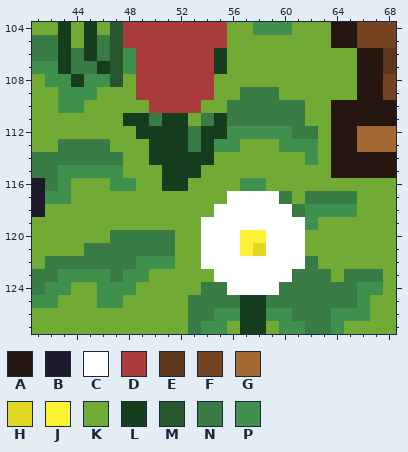
Pixel-art file -- Assets/Sprites/GameLogo.aseprite. The first picture shows the starting point.
128x128 pixels, 1 frame. Colours within 5 levels of each other are drawn and written as one. Shown: x 41..68, y 104..127. The commit also changed other parts of the picture, which this record leaves out.
Visible layers, top first: "Layer 2", "Layer 3", "Layer 1".
Palette (. is transparent): A #25170f  B #1d1b2b  C #ffffff  D #a93b3b  E #5e361b  F #754322  G #a46832  H #e1d823  J #fbf236  K #71aa34  L #163d1d  M #27562f  N #397b44  P #3f8f4d
Pixels before, first column x 41:
104 KKLKLKMDDDDDDDDKKPPPKKKAAFFF
105 NNLKLNMDDDDDDDDKKKKKKKKAAFFF
106 NNLNLNMPDDDDDDLKKKKKKKKKKAAE
107 PPLNNLMPDDDDDDLKKKKKKKKKKAAE
108 KPPLPPMKDDDDDDKKKKKKKKKKKAAF
109 KKPPPKKKDDDDDDKKNNNKKKKKKAAF
110 KKPPKKKKKDDDDKKNNNNNNKKAAAAA
111 KKKKKKKLLNLLKNLNNNNNNKKAAAAA
112 KKKKKKKKLLLLNLLPPPPPNNKAAGGG
113 KKNNNNKKKLLLNLPPKKKPPPKAAGGG
114 NNNNNNNKKLLLLLKKKKKKKPKAAAAA
115 NNPPPPPKKKLLLKKKKKKKKKKAAAAA
116 BNPKKKPPKKLLKKKKPPKKKKKKKKKK
117 BPPKKKKKKKKKKKKCCCCNKNNNNKKK
118 BKKKKKKKKKKKKKCCCCCCNPPPPKKK
119 KKKKKKKKKKKKKCCCCCCCCPKKKKKK
120 KKKKKKNNNNNKKCCCJJCCCKKKKKKK
121 KKKKNNNNNNNKKCCCJHCCCKKKKKKK
122 KNNNNNNNPPPKKCCCCCCCCNKKKKKK
123 NNPPPPNPPKKKKKCCCCCCNNNKNNNK
124 NPPKKPPPKKKKKNNCCCCNNNNNNPPK
125 PPKKKPPKKKKKNNNNLLNNNNNNNPKK
126 KKKKKKKKKKKKNNPPLLPPNNNPPPKK
127 KKKKKKKKKKKKNPPKLLKPPNNPKKKK
After:
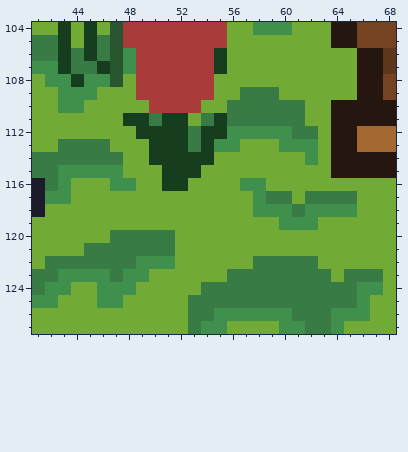
What changed:
Changed rows in their new state; - is an unchanged pixel.
Layer "Layer 3":
first column x 54:
117 --KKPN--
118 -KKKPPP-
119 KKKKKKPP
120 KKKKKKKK
121 KKKKKKKK
122 KKKKNNNN
123 -KNNNNN-
124 --NNNN--
125 ---NN---
126 ---PP---
127 ---KK---
Changed places in both pictures, as pixel boxes (x1, y1, x2, y2):
changed: (201, 191, 305, 334)
